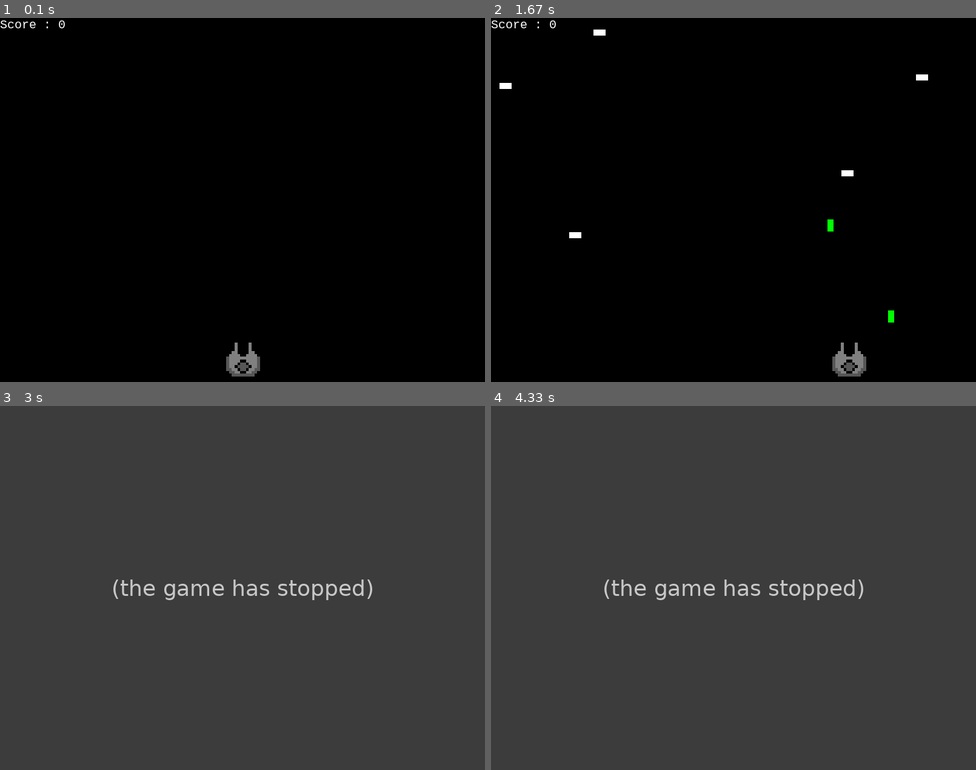
Above: before the commit, frames 1-4 (two rows, left to right).
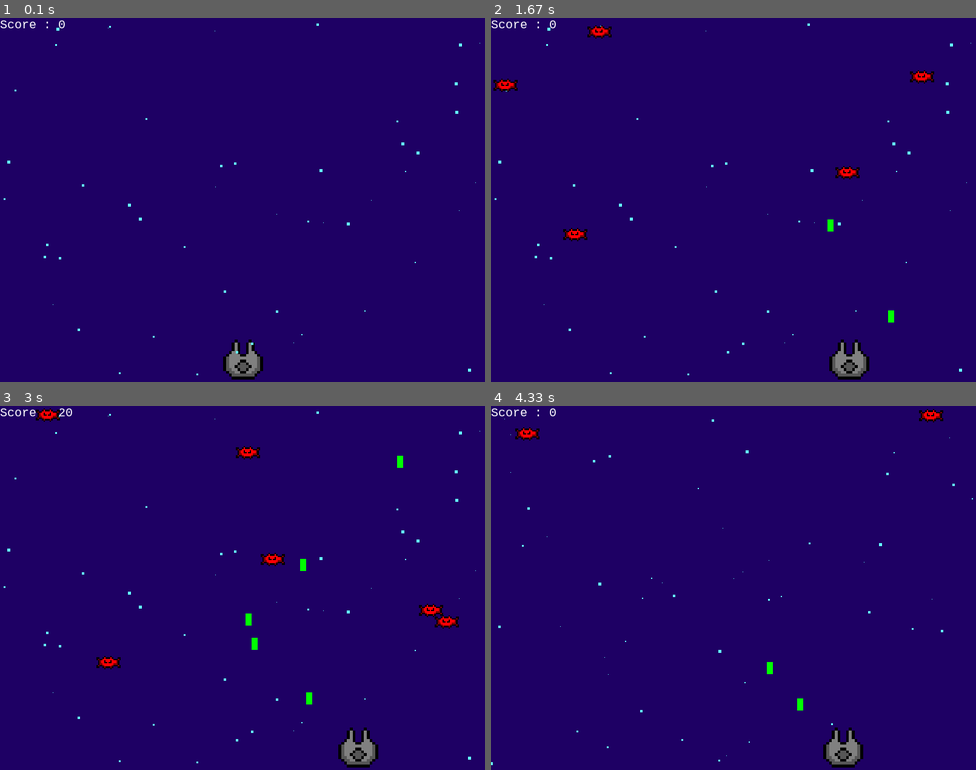
Above: after the commit, the same moments.

Repository: dmr034/pygame
Game: pygame game, started from main.py
The game is run twice, just before and just after one commit, with the same random seed, the same clock (stepped at 60 frames per second) and the same inputs.
Inputs:
- Up to frame 1 (0.1 s): no input
- Up to frame 2 (1.67 s): hold Right 0.33-0.8 s; hold Right 0.83-1.3 s; tap Space at 0.9, 1.2, 1.4 s; hold Left from 1.33 s (still down)
- Up to frame 3 (3 s): tap Space at 1.7, 1.97, 2.27, 2.4, 2.7 s; release Left at 1.87 s; hold Left 1.9-2.3 s; hold Right 2.33-2.97 s
- Up to frame 4 (4.33 s): hold Left 3-3.47 s; tap Space at 3.07, 3.37, 3.57, 3.87, 4.07 s; hold Right 3.5-3.97 s; hold Right from 4 s (still down)

The runs differ from the first frame. In frame 1, 99% of the frame differs, in the area x 0-100%, y 0-100%; in frame 2, 99%; in frame 3, 100%; in frame 4, 100%.
Before the commit the program exited at 2.87 s; later frames show no game.

Commit message:
enemy sprite changed, stars added

Diff:
--- a/Enemy.py
+++ b/Enemy.py
@@ -6,8 +6,8 @@
 class Enemy(pygame.sprite.Sprite):
     def __init__(self):
         super(Enemy, self).__init__()
-        self.surf = pygame.Surface((20, 10))
-        self.surf.fill((255, 255, 255))
+        enemy_image = pygame.image.load('enemy.png')
+        self.surf = pygame.transform.scale(enemy_image, (40, 40))
         self.rect = self.surf.get_rect(
             center=(
                 random.randint(0, SCREEN_WIDTH),
--- /dev/null
+++ b/Star.py
@@ -0,0 +1,11 @@
+import pygame
+import random
+
+class Star(pygame.sprite.Sprite):
+    def __init__(self, screen_width, screen_height):
+        super(Star, self).__init__()
+        star_size = random.randint(1, 5)
+        self.surf = pygame.Surface((star_size, star_size))
+        self.surf.fill((100, 255, 255))
+        self.rect = self.surf.get_rect()
+        self.rect.center = (random.randint(0, screen_width), random.randint(0, screen_height))
--- a/main.py
+++ b/main.py
@@ -21,9 +21,11 @@
 )
 
 from Score import Score
+from Star import Star
 
 SCREEN_WIDTH = 800
 SCREEN_HEIGHT = 600
+STAR_COUNT = 50
 
 def main(score_limit, level):
     pygame.init()
@@ -37,6 +39,7 @@
 
     enemies = pygame.sprite.Group()
     bullets = pygame.sprite.Group()
+    stars = pygame.sprite.Group()
     all_sprites = pygame.sprite.Group()
     all_sprites.add(player)
 
@@ -44,6 +47,10 @@
     pygame.time.set_timer(ADDENEMY, 250)
 
     clock = pygame.time.Clock()
+    for i in range(STAR_COUNT):
+        new_star = Star(SCREEN_WIDTH, SCREEN_HEIGHT)
+        stars.add(new_star)
+        all_sprites.add(new_star)
 
     running = True
     while running:
@@ -62,7 +69,7 @@
                 enemies.add(new_enemy)
                 all_sprites.add(new_enemy)
 
-        screen.fill((0, 0, 0))
+        screen.fill((30, 0, 100))
 
         screen.blit(player.surf, player.rect)
         score.show_score(screen)
Binary file added: enemy.png
